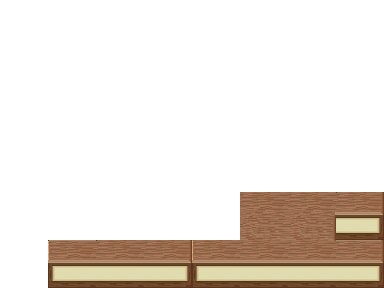
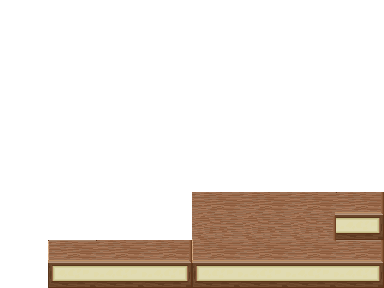
Layered file, before and after one edit (384x288). Changes by layer:
pixels changed over bbox(192, 192, 240, 240) (layer not identified)
